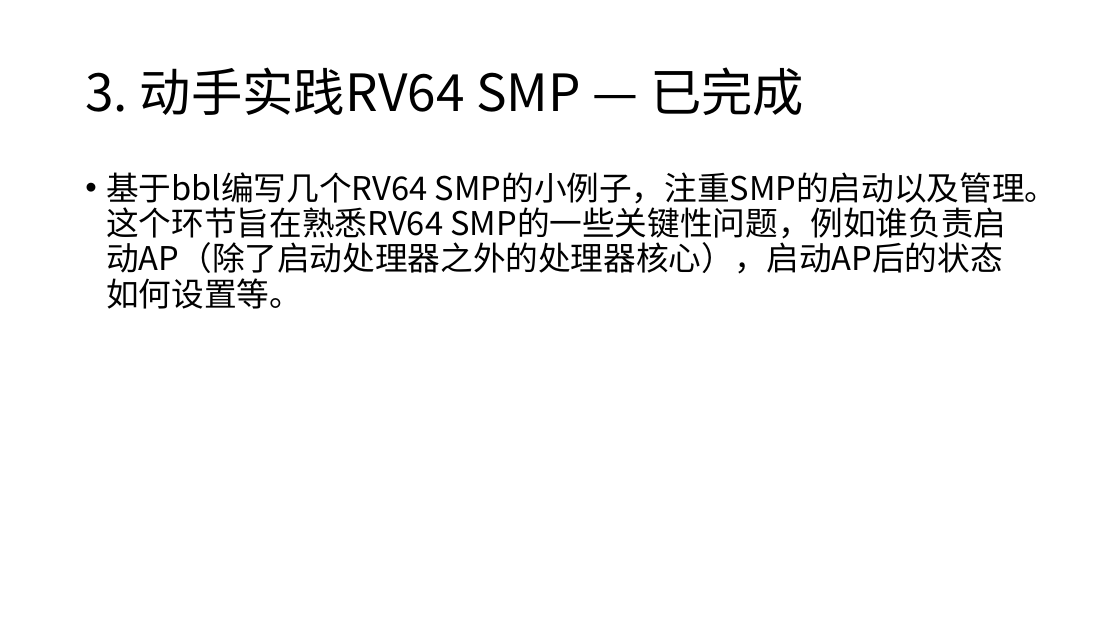
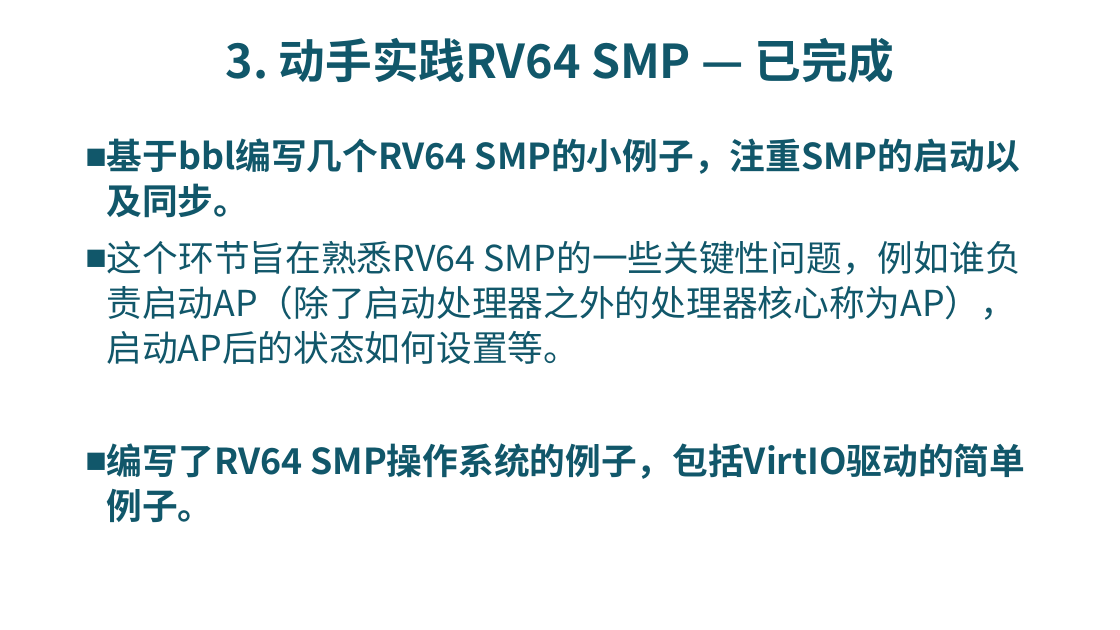
Before and after one commit to riscv-labs/OS2018spring-projects-g06, a slide deck: slide 10 of mid_report.pptx (slide 9 before the commit). Drawn at 1120x630 pixels with LibreOffice and Linux fonts; fonts in the diff are those of the drawing; background and template pictures are left out. Boxes give left, top, right and bottom in pixels: in the first picture for what was removed or moved away, otherwise in the second. Text is boxed around its words. In the diff, an @@ line names an element or a change of style, - is before the commit and + after.

```diff
--- a/mid_report.pptx
+++ b/mid_report.pptx
@@ title "3. 动手实践RV64 SMP — 已完成" at [226, 38, 895, 83]: size 44 to 40 pt, text colour #000000 to #11576A, bold on; alignment left to centre @@
@@ text at [106, 138, 1025, 522]: text changed; size 28 to 30.6 pt; text colour #000000 to #11576A @@
-• 基于bbl编写几个RV64 SMP的小例子，注重SMP的启动以及管理。这个环节旨在熟悉RV64 SMP的一些关键性问题，例如谁负责启动AP（除了启动处理器之外的处理器核心），启动AP后的状态如何设置等。
+■ 基于bbl编写几个RV64 SMP的小例子，注重SMP的启动以及同步。
+■ 这个环节旨在熟悉RV64 SMP的一些关键性问题，例如谁负责启动AP（除了启动处理器之外的处理器核心称为AP），启动AP后的状态如何设置等。
+■ 编写了RV64 SMP操作系统的例子，包括VirtIO驱动的简单例子。
```
Also in this commit, not shown: 19 other slides changed, 1 slide removed, 1 other file.
